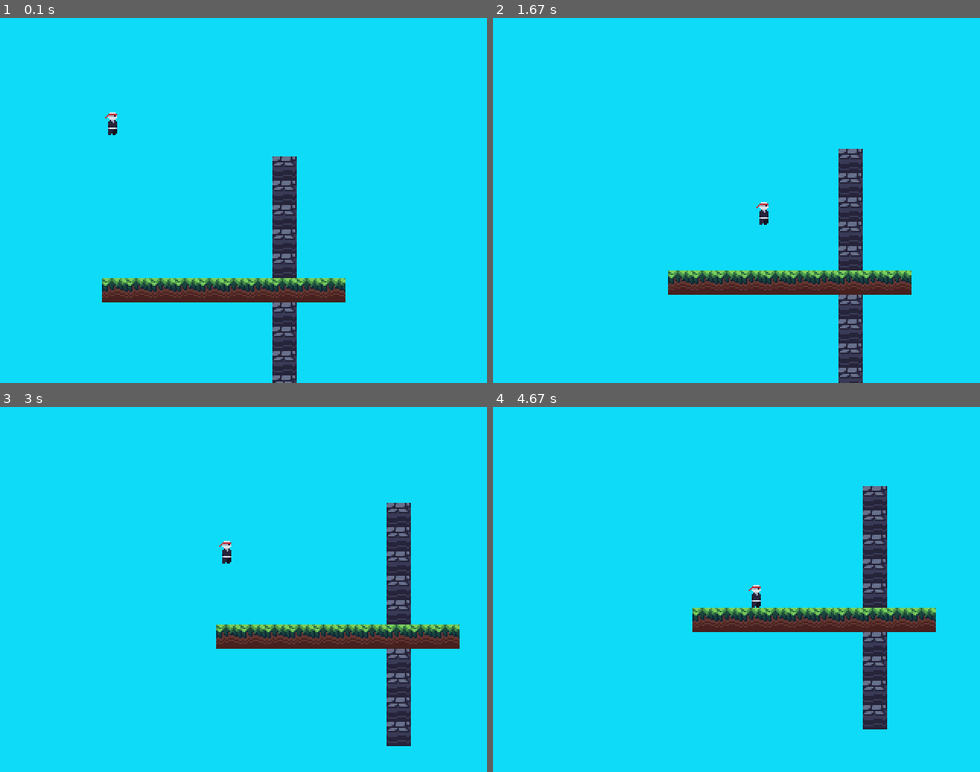
Above: before the commit, frames 1-4 (two rows, left to right).
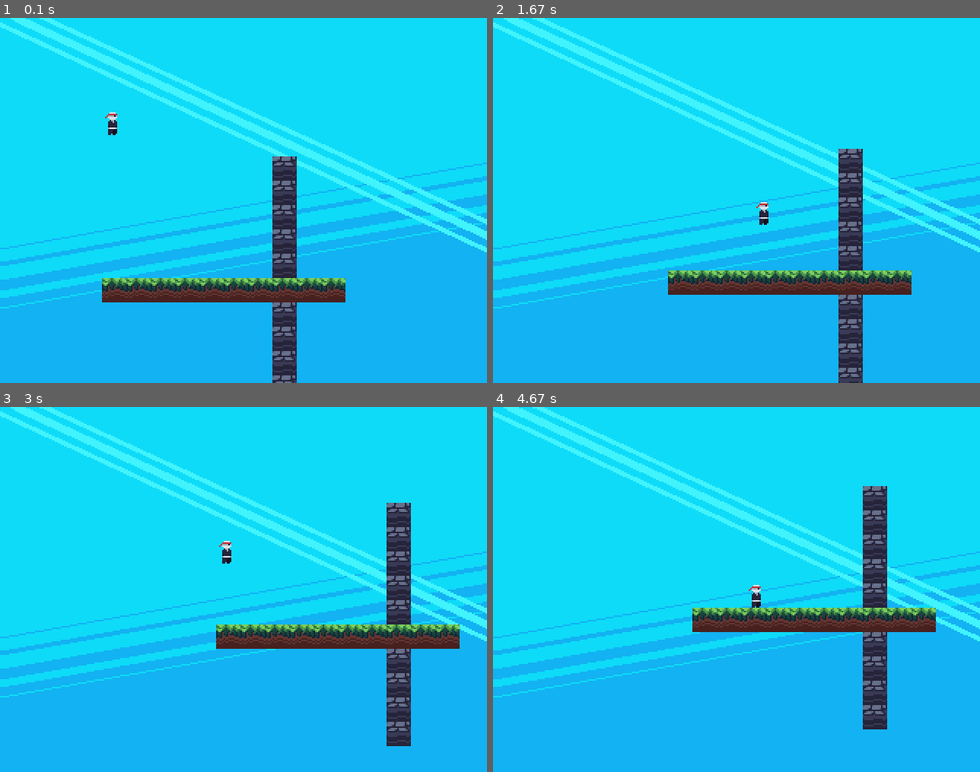
Above: after the commit, the same moments.

Repository: brccabral/Python_Pygame_Platformer_Tutorial
Game: pygame game, started from game.py
Same seed, same stepped clock (60 frames per second), same inputs: the game is played once before the commit and once after it.
Inputs:
- Up to frame 1 (0.1 s): no input
- Up to frame 2 (1.67 s): hold D 0.33-0.8 s; hold W 0.83-1.13 s; hold D 1.17-1.63 s
- Up to frame 3 (3 s): hold A 1.67-2.2 s; hold A 2.23-2.63 s; hold W from 2.67 s (still down)
- Up to frame 4 (4.67 s): release W at 3.03 s; hold D 3.07-3.7 s; hold A 3.73-4.2 s; hold D from 4.23 s (still down)

The runs differ from the first frame. In frame 1, 38% of the frame differs, in the area x 0-100%, y 0-100%; in frame 2, 38%; in frame 3, 39%; in frame 4, 40%.

Commit message:
added background

Diff:
--- a/game.py
+++ b/game.py
@@ -25,18 +25,19 @@
             "grass": load_images("tiles/grass"),
             "large_decor": load_images("tiles/large_decor"),
             "stone": load_images("tiles/stone"),
+            "background": load_image("background.png"),
         }
         self.player = PhysicsEntity(self, "player", (50, 50), (8, 15))
 
         self.tilemap = Tilemap(self)
 
         # camera
-        self.scroll = [0, 0]
+        self.scroll = [0.0, 0.0]
 
     def run(self):
         while True:
             # clear screen
-            self.display.fill((14, 219, 248))
+            self.display.blit(self.assets["background"], (0, 0))
 
             # update camera to follow player with delay
             self.scroll[0] += (
